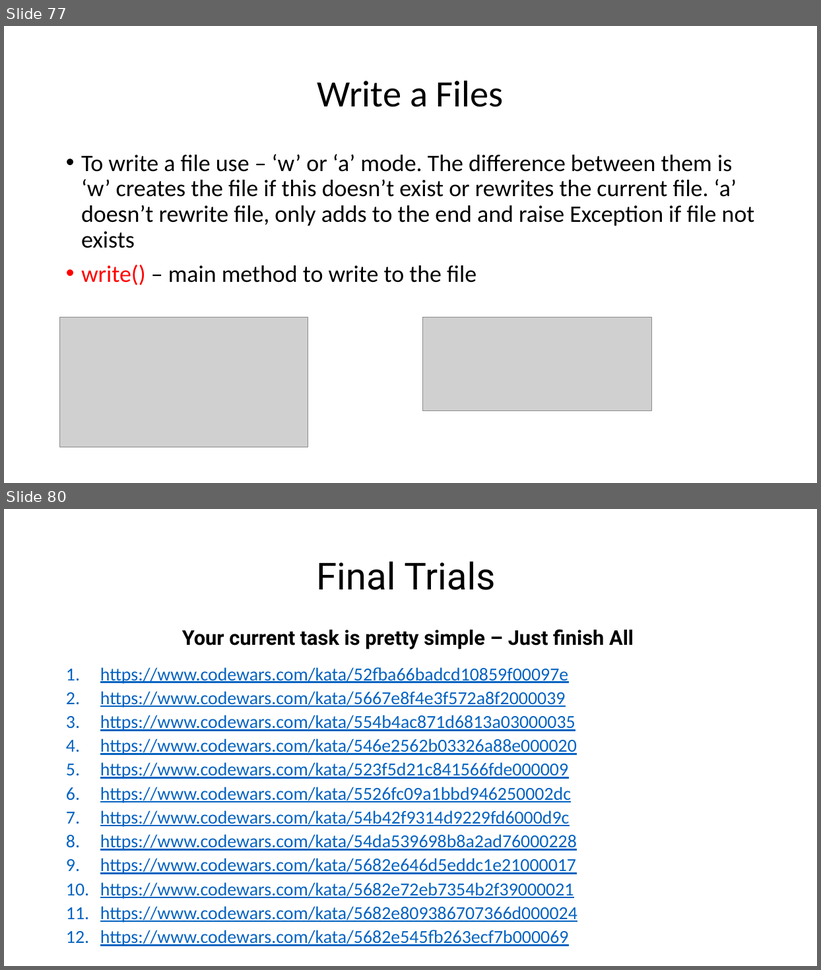
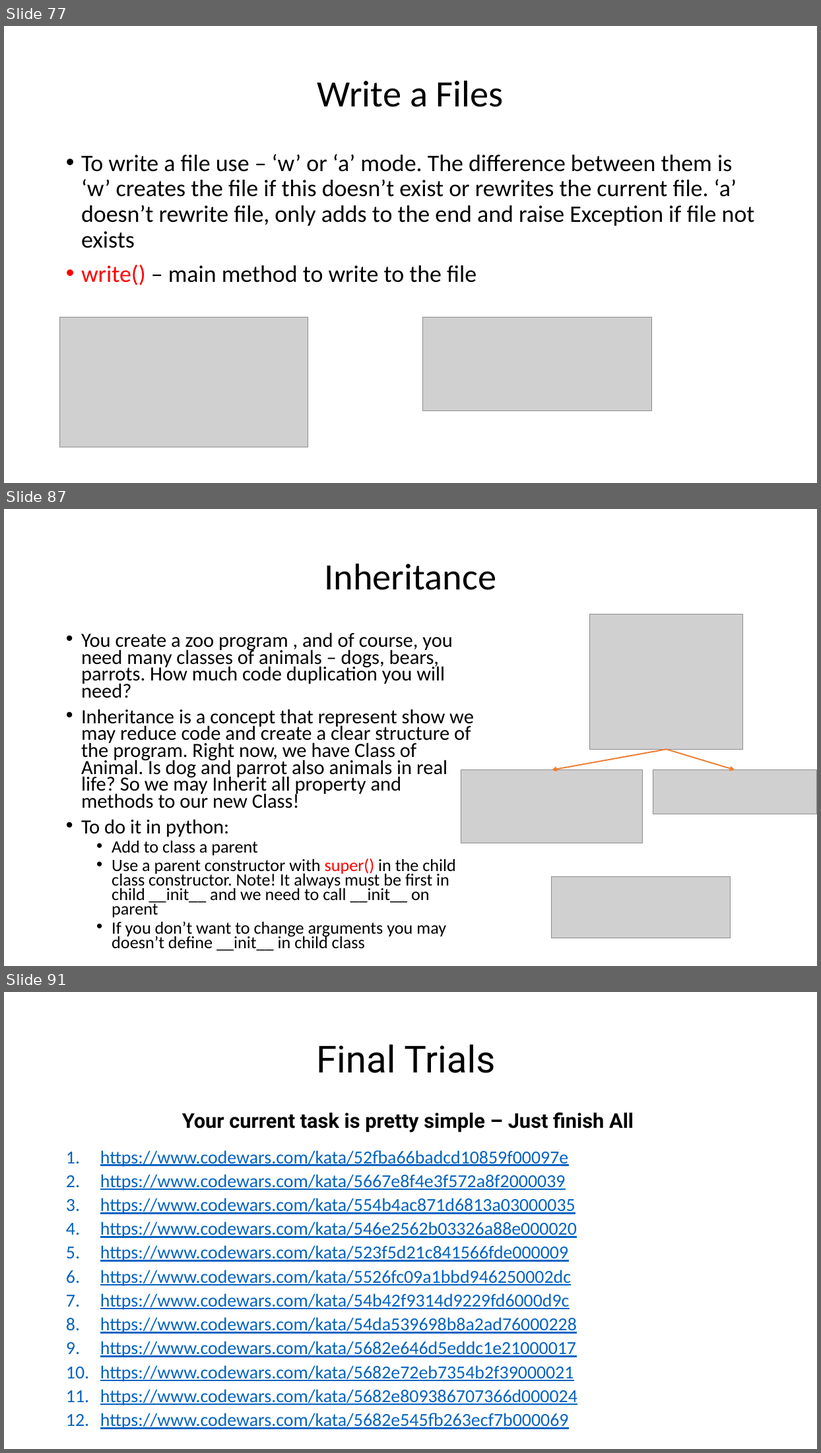
Before and after one commit to WonderLuc/brother-bootcamp, a slide deck: python 101/python_101.pptx. Shown one above the other, each under a label of ours: slides 77 and 80 before the commit, slides 77, 87 and 91 after it; the slides between them are not shown. The pictures are 821x970 and 821x1453 pixels, drawn with LibreOffice and Linux fonts; fonts in the diff are those of the drawing; grey boxes stand for pictures; background and template pictures are left out. Boxes give left, top, right and bottom in pixels: in the first picture for what was removed or moved away, otherwise in the second. Text is boxed around its words. In the diff, an @@ line names an element or a change of style, - is before the commit and + after.

Commit message:
feat: add classes block

```diff
--- a/python 101/python_101.pptx
+++ b/python 101/python_101.pptx
@@ slide 87 added at <box>4,509,817,966</box>, background picture (left out) @@
@@ title added at <box>324,563,496,590</box>, 44 pt, text #000000 @@
+Inheritance
@@ picture added at <box>590,614,743,749</box> @@
@@ text added at <box>81,632,474,951</box>, 23.8 pt, text #000000 @@
+• You create a zoo program , and of course, you need many classes of animals – dogs, bears, parrots. How much code duplication you will need?
+• Inheritance is a concept that represent show we may reduce code and create a clear structure of the program. Right now, we have Class of Animal. Is dog and parrot also animals in real life? So we may Inherit all property and methods to our new Class!
+• To do it in python:
+  • Add to class a parent
+  • Use a parent constructor with super() in the child class constructor. Note! It always must be first in child __init__ and we need to call __init__ on parent
+  • If you don’t want to change arguments you may doesn’t define __init__ in child class
@@ arrow added from (667, 749) to (552, 770), #ED7D31 1.5 pt @@
@@ arrow added from (667, 749) to (735, 770), #ED7D31 1.5 pt @@
@@ picture added at <box>461,770,643,843</box> @@
@@ picture added at <box>653,770,817,815</box> @@
@@ picture added at <box>552,877,731,939</box> @@
@@ what was slide 80 is now slide 91 @@
```
Also in this commit, not shown: 2 slides changed, 10 other slides added, 1 other file.
